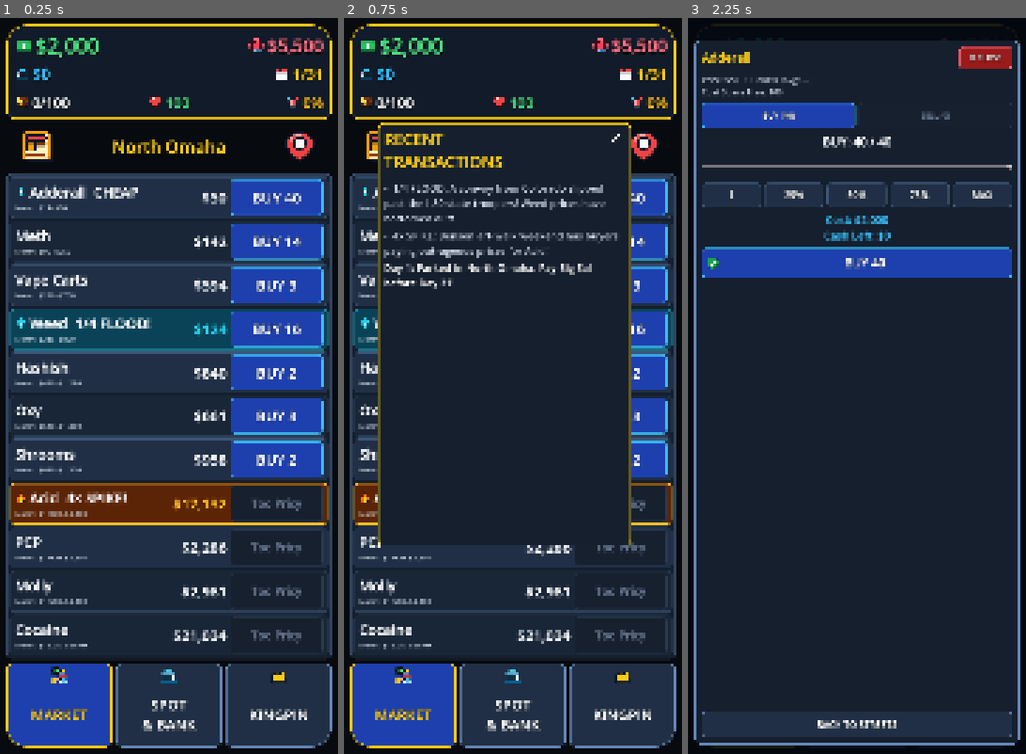
Above: before the commit, frames 1-3 (left to right).
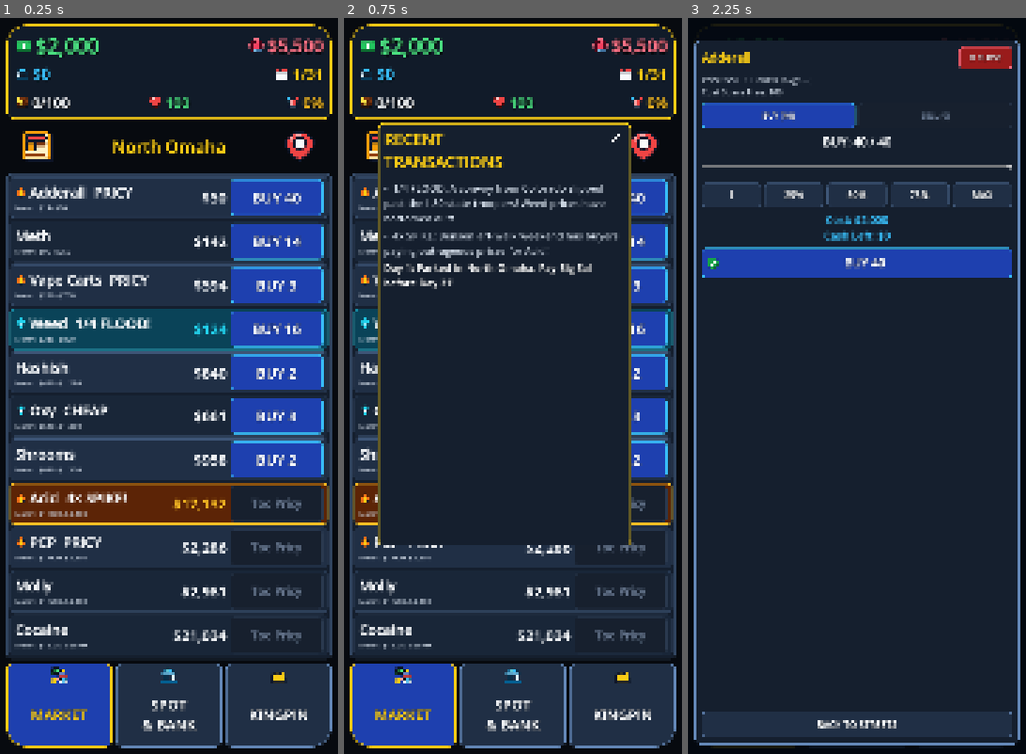
Above: after the commit, the same moments.

Repository: TimGoergen/dope-wars
Game: Godot game, scene res://Main.tscn
Same seed, same stepped clock (60 frames per second), same inputs: the game is played once before the commit and once after it.
Inputs (mouse positions are in pixels of both pictures, inside the frame that each line leads up to):
- Up to frame 1 (0.25 s): no input
- Up to frame 2 (0.75 s): click (381, 143) at 0.52 s
- Up to frame 3 (2.25 s): click (988, 143) at 1.27 s; click (809, 194) at 2.02 s

The runs differ from the first frame. In frame 1, 1.1% of the frame differs, in the area x 4-45%, y 23-72%; in frame 2, 0.3%; in frame 3, nothing differs.

Commit message:
Tag CHEAP and PRICY signals based on actual rolled price quartiles

Diff:
--- a/game/scripts/core/MarketEngine.gd
+++ b/game/scripts/core/MarketEngine.gd
@@ -55,25 +55,21 @@
 		var max_p := int(tuning.get(p_def["max_prop"]))
 		var base_price := float(rng.randi_range(min_p, max_p))
 		var affinity_mult := get_district_affinity_multiplier(district, pid, tuning)
-		var signal_tag := "normal"
-		if affinity_mult > 1.01:
-			signal_tag = "high"
-		elif affinity_mult < 0.99:
-			signal_tag = "low"
 
 		var ev_mult := 1.0
+		var event_tag := ""
 		if active_events.has(pid):
 			var et: String = active_events[pid]
 			if et == "spike":
 				ev_mult = tuning.spike_multiplier
-				signal_tag = "spike"
+				event_tag = "spike"
 			else:
 				ev_mult = 1.0 / maxf(tuning.flood_divisor, 1.0)
-				signal_tag = "flood"
+				event_tag = "flood"
 
 		var final_price := maxi(1, int(round(base_price * affinity_mult * ev_mult)))
 		prices[pid] = final_price
-		signals[pid] = signal_tag
+		signals[pid] = event_tag if event_tag != "" else _classify_price_signal(final_price, min_p, max_p)
 
 	# Safety guarantee: at least 6 products are always listed on any normal day.
 	if available_count < 6:
@@ -83,8 +79,9 @@
 				var min_p := int(tuning.get(p_def["min_prop"]))
 				var max_p := int(tuning.get(p_def["max_prop"]))
 				var affinity_mult := get_district_affinity_multiplier(district, pid, tuning)
-				prices[pid] = maxi(1, int(round(float(rng.randi_range(min_p, max_p)) * affinity_mult)))
-				signals[pid] = "high" if affinity_mult > 1.01 else ("low" if affinity_mult < 0.99 else "normal")
+				var fallback_price := maxi(1, int(round(float(rng.randi_range(min_p, max_p)) * affinity_mult)))
+				prices[pid] = fallback_price
+				signals[pid] = _classify_price_signal(fallback_price, min_p, max_p)
 				available_count += 1
 				if available_count >= 6:
 					break
@@ -149,6 +146,15 @@
 	}
 
 
+static func _classify_price_signal(final_price: int, min_p: int, max_p: int) -> String:
+	var span := float(max_p - min_p)
+	if float(final_price) <= float(min_p) + span * 0.25:
+		return "low"
+	if float(final_price) >= float(min_p) + span * 0.75:
+		return "high"
+	return "normal"
+
+
 static func _event_message_for(p_def: Dictionary, event_type: String) -> String:
 	if event_type == "spike":
 		return "🔥 4x SPIKE: " + String(p_def.get("spike_msg", ""))
--- a/game/sim/MarketEngineTest.gd
+++ b/game/sim/MarketEngineTest.gd
@@ -45,6 +45,25 @@
 	_assert_true(absf(MarketEngine.get_district_affinity_multiplier(west_o, "cocaine", tuning) - 1.20) < 0.001, "West O Cocaine 1.20x")
 	_assert_true(absf(MarketEngine.get_district_affinity_multiplier(cb, "meth", tuning) - 0.80) < 0.001, "Council Bluffs Meth 0.80x")
 
+	# 4. Verify CHEAP ("low") and PRICY ("high") signals strictly match actual price quartiles
+	for _day in range(50):
+		for d_def in OmahaCatalog.DISTRICTS:
+			var did := String(d_def["id"])
+			var mres := MarketEngine.roll_daily_market(did, false, {}, tuning, rng)
+			var mprices: Dictionary = mres["prices"]
+			var msigs: Dictionary = mres["signals"]
+			for p_def in OmahaCatalog.PRODUCTS:
+				var pid: String = p_def["id"]
+				var pr := int(mprices[pid])
+				var sg := String(msigs[pid])
+				var min_p := int(tuning.get(p_def["min_prop"]))
+				var max_p := int(tuning.get(p_def["max_prop"]))
+				var span := float(max_p - min_p)
+				if sg == "low":
+					_assert_true(float(pr) <= float(min_p) + span * 0.25, "Low signal price check (%s: %d)" % [pid, pr])
+				elif sg == "high":
+					_assert_true(float(pr) >= float(min_p) + span * 0.75, "High signal price check (%s: %d)" % [pid, pr])
+
 	if _failures == 0:
 		print("ALL CHECKS PASSED")
 		quit(0)
